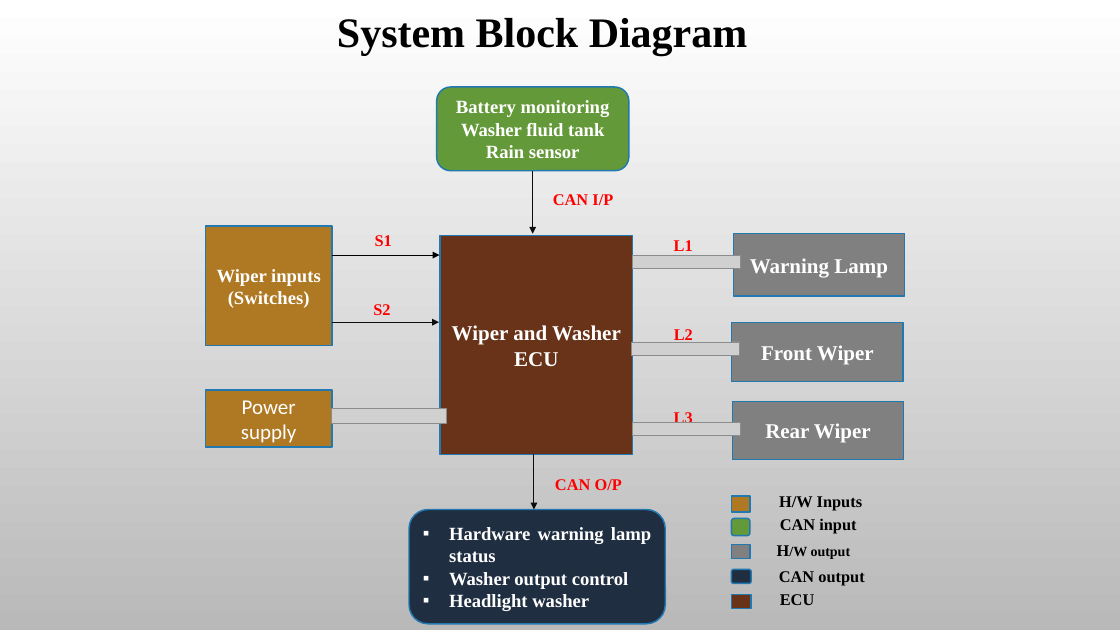
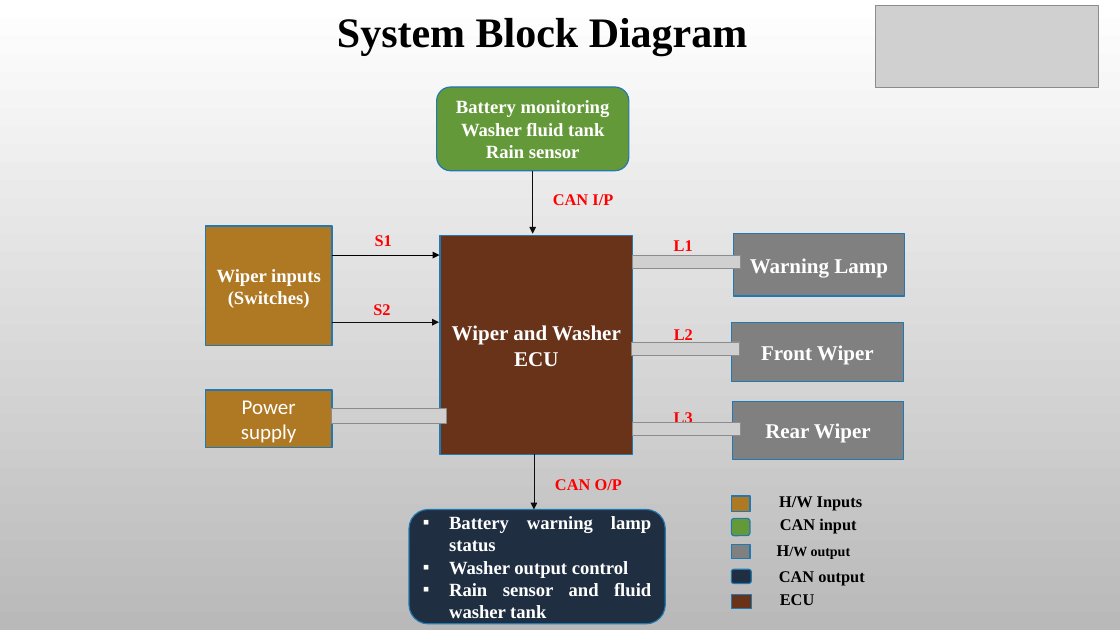
Before and after one commit to SKUP-BATCH3/team4, a slide deck: slide 10 of Final ppt 7-10-22.pptx. Drawn at 1120x630 pixels with LibreOffice and Linux fonts; fonts in the diff are those of the drawing; grey boxes stand for pictures; background and template pictures are left out. Boxes give left, top, right and bottom in pixels: in the first picture for what was removed or moved away, otherwise in the second. Text is boxed around its words. In the diff, an @@ line names an element or a change of style, - is before the commit and + after.

```diff
--- a/Final ppt 7-10-22.pptx
+++ b/Final ppt 7-10-22.pptx
@@ picture added at (x1=875, y1=6, x2=1098, y2=87) @@
@@ text in rounded rectangle at (x1=449, y1=516, x2=651, y2=552): text changed @@
-▪ Hardware warning lamp status
+▪ Battery warning lamp status
@@ outline #2379B0 1.25 pt to #2379B0 1 pt in 3 elements at (x1=437, y1=87, x2=629, y2=171), (x1=409, y1=510, x2=665, y2=624), (x1=732, y1=518, x2=750, y2=536) @@
@@ text in rounded rectangle at (x1=449, y1=583, x2=651, y2=618): text changed @@
-▪ Headlight washer
+▪ Rain sensor and fluid washer tank
```
Also in this commit, not shown: 15 other slides changed, 4 slides added, 4 slides removed, 1 other file.
